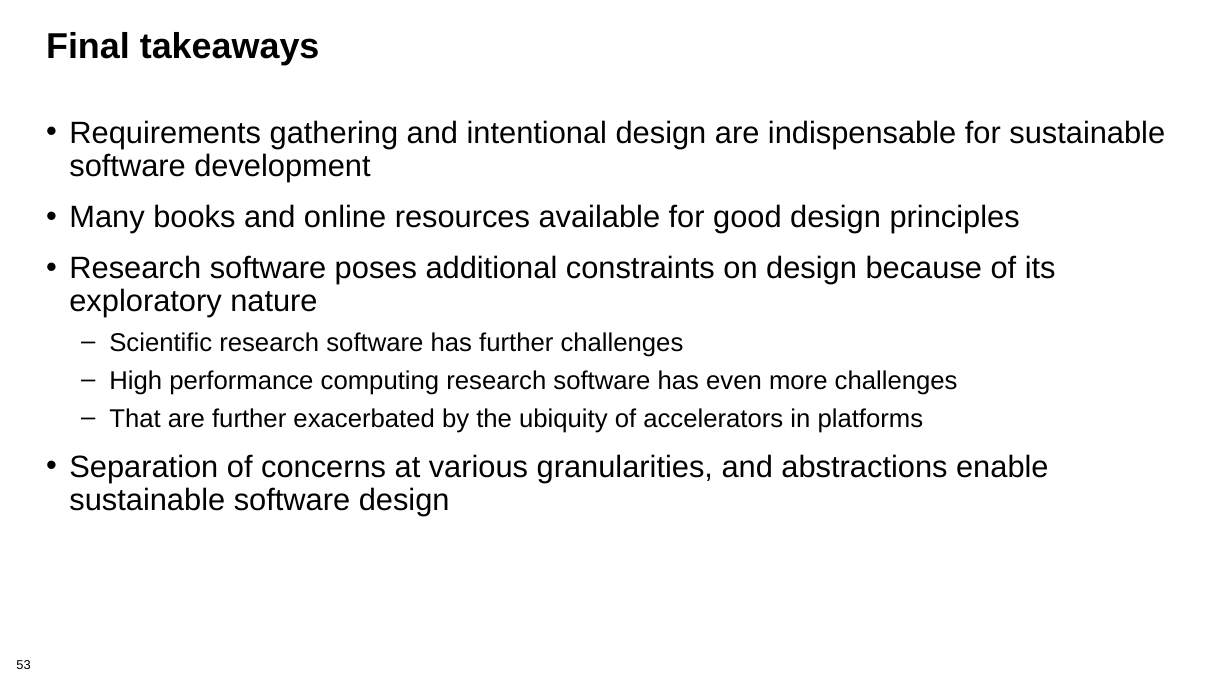
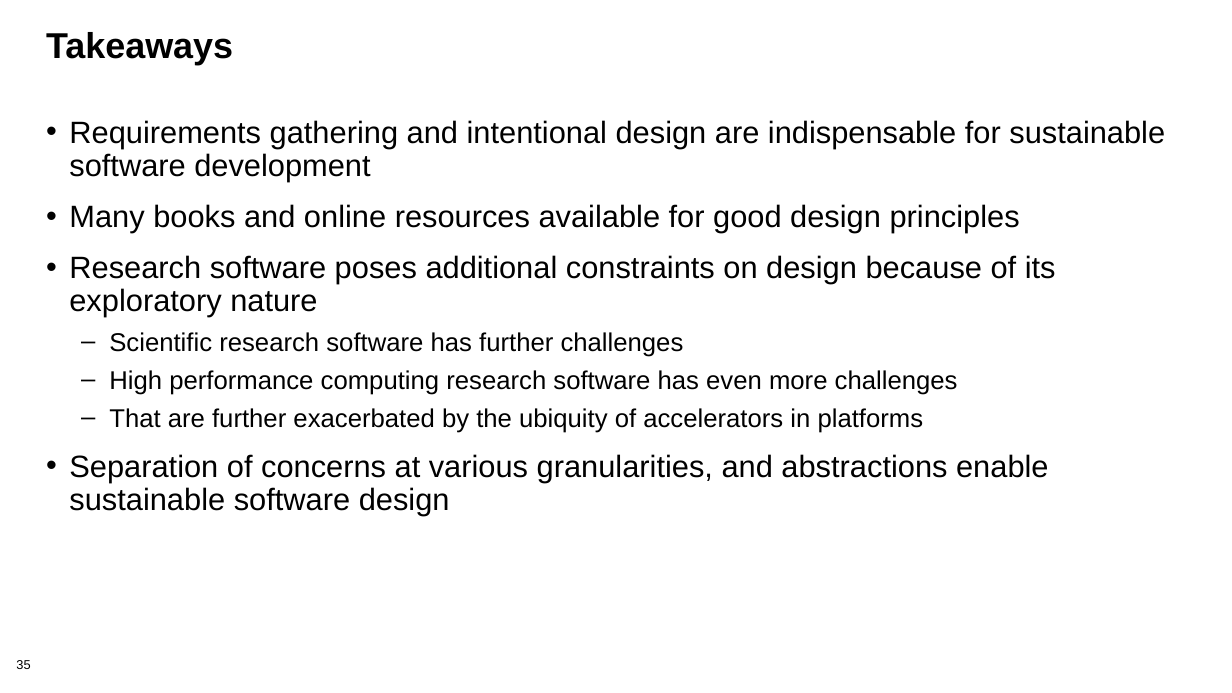
Before and after one commit to bssw-tutorial/presentations, a slide deck: slide 35 of design.pptx (slide 53 before the commit). Drawn at 1232x693 pixels with LibreOffice and Linux fonts; fonts in the diff are those of the drawing; background and template pictures are left out. Boxes give left, top, right and bottom in pixels: in the first picture for what was removed or moved away, otherwise in the second. Text is boxed around its words. In the diff, an @@ line names an element or a change of style, - is before the commit and + after.

```diff
--- a/design.pptx
+++ b/design.pptx
@@ title at (x1=46, y1=32, x2=233, y2=65): text changed @@
-Final takeaways
+Takeaways
@@ page number at (x1=16, y1=660, x2=30, y2=669): text changed @@
-53
+35
```
Also in this commit, not shown: 3 other slides changed, 18 slides removed, 1 other file.
